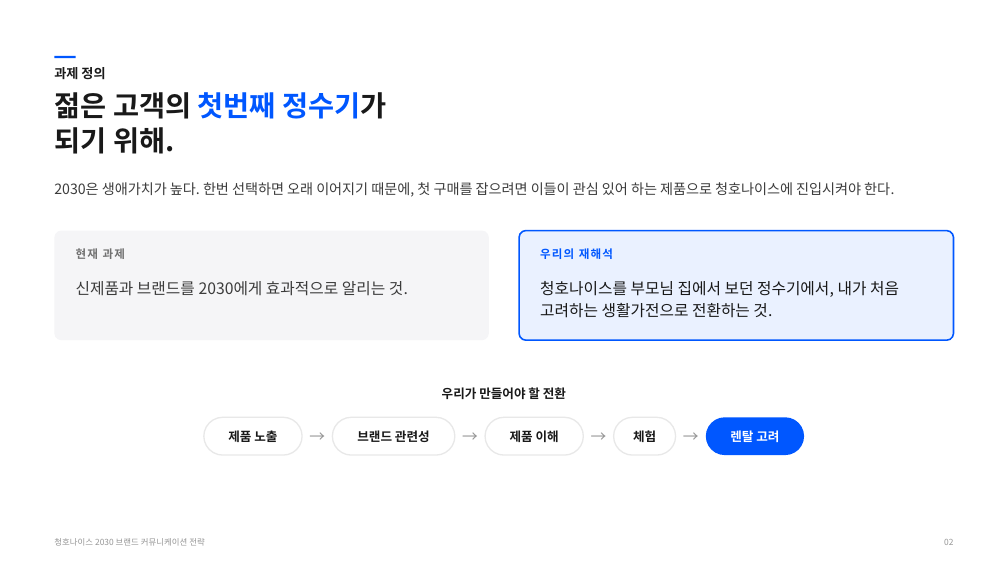
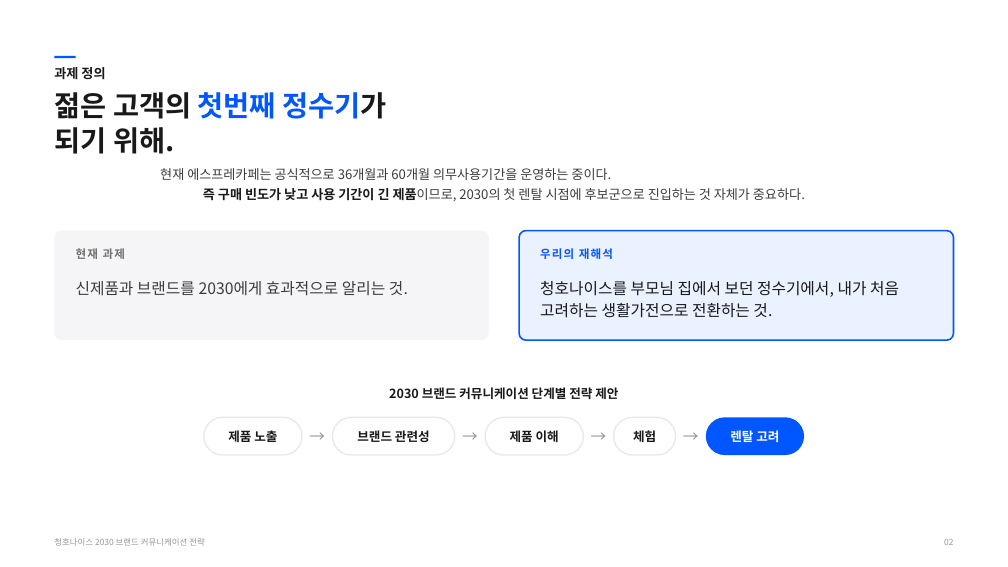
Before and after one commit to PhrenO0/CHAI-AI, a slide deck: slide 2 of 청호나이스-브랜드전략-제안.pptx. Drawn at 1008x567 pixels with LibreOffice and Linux fonts; fonts in the diff are those of the drawing. Boxes give left, top, right and bottom in pixels: in the first picture for what was removed or moved away, otherwise in the second. Text is boxed around its words. In the diff, an @@ line names an element or a change of style, - is before the commit and + after.

```diff
--- a/청호나이스-브랜드전략-제안.pptx
+++ b/청호나이스-브랜드전략-제안.pptx
@@ text at box(160, 168, 805, 201): text changed; size 13.5 to 12.5 pt @@
-2030은 생애가치가 높다. 한번 선택하면 오래 이어지기 때문에, 첫 구매를 잡으려면 이들이 관심 있어 하는 제품으로 청호나이스에 진입시켜야 한다.
+현재 에스프레카페는 공식적으로 36개월과 60개월 의무사용기간을 운영하는 중이다.
+즉 구매 빈도가 낮고 사용 기간이 긴 제품이므로, 2030의 첫 렌탈 시점에 후보군으로 진입하는 것 자체가 중요하다.
@@ text at box(389, 387, 618, 399): text changed @@
-우리가 만들어야 할 전환
+2030 브랜드 커뮤니케이션 단계별 전략 제안
```
Also in this commit, not shown: 7 other slides changed, 1 slide added, 1 slide removed, 16 other files.
